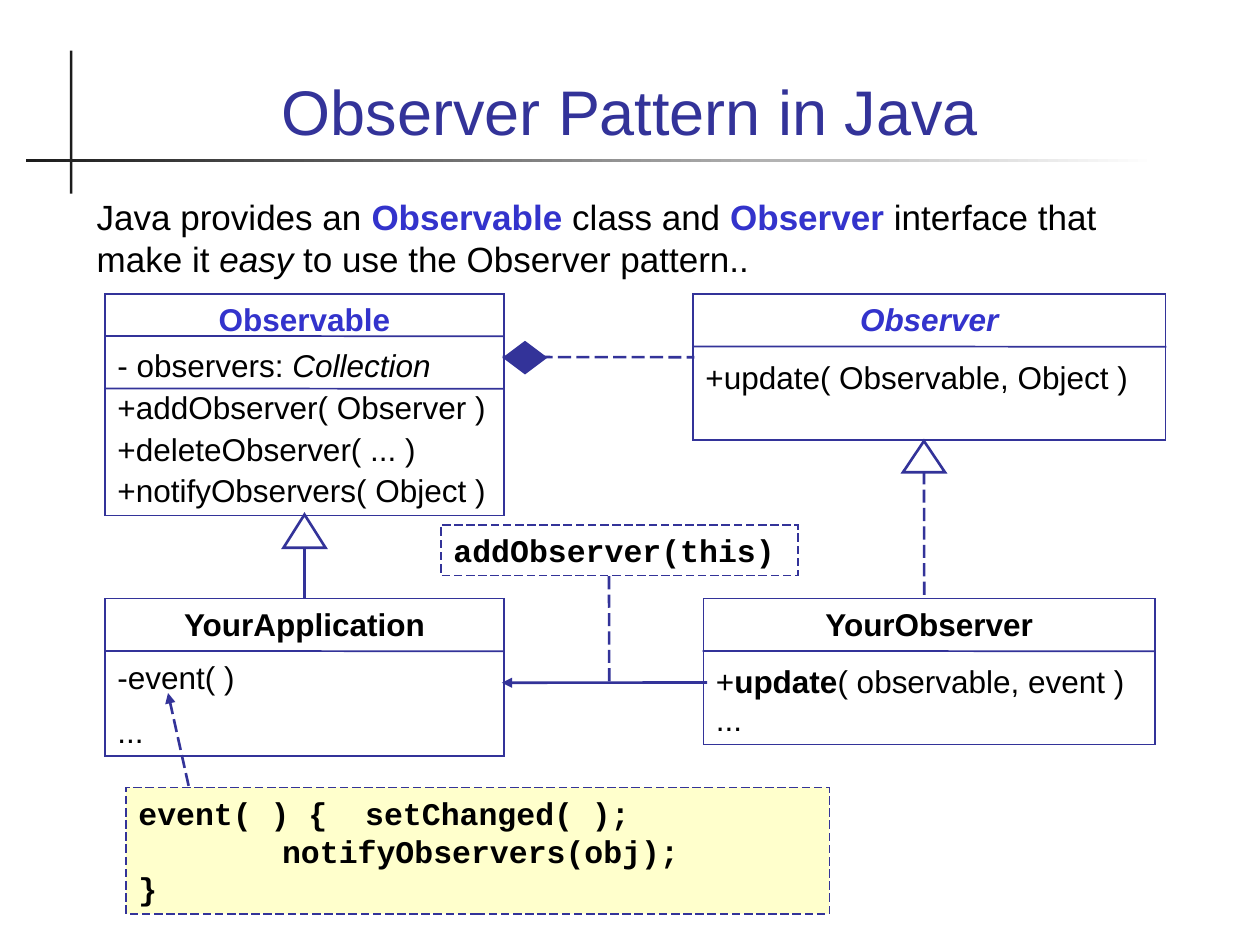
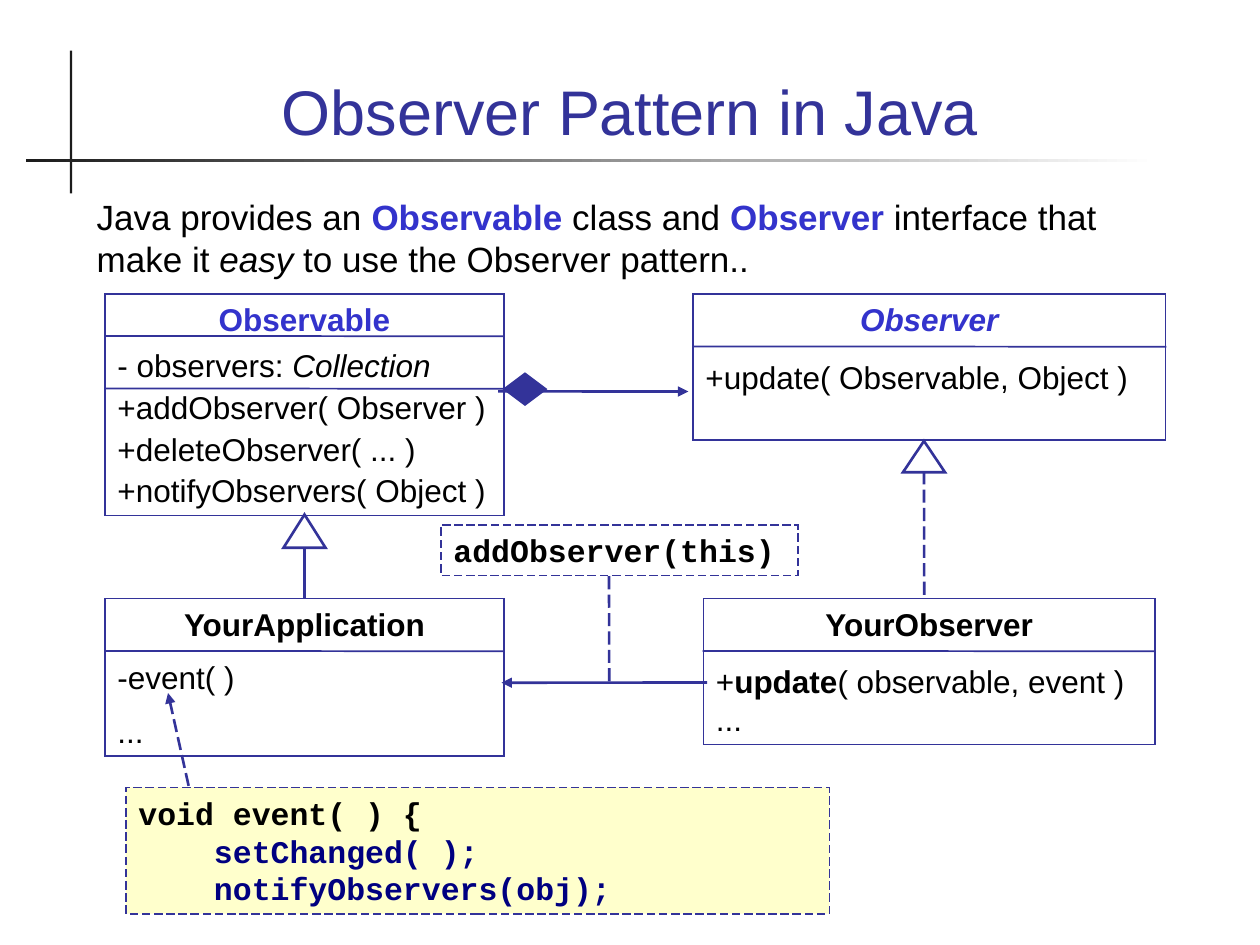
Before and after one commit to skeoop/skeoop.github.io, a slide deck: slide 10 of patterns/Observer Pattern.ppt (slide 5 before the commit). Drawn at 1260x945 pixels with LibreOffice and Linux fonts; fonts in the diff are those of the drawing. Boxes give left, top, right and bottom in pixels: in the first picture for what was removed or moved away, otherwise in the second. Text is boxed around its words. In the diff, an @@ line names an element or a change of style, - is before the commit and + after.

```diff
--- a/patterns/Observer Pattern.ppt
+++ b/patterns/Observer Pattern.ppt
@@ diamond: place and size @@
-diamond at (504,341,546,373)
+diamond at (504,373,546,404)
@@ line moved from (504, 357) - (693, 358) to (499, 392) - (688, 392) @@
@@ line (499, 392) - (688, 392): line to arrow @@
@@ text in rectangle at (126,788,829,914): paragraph removed @@
-}
@@ text in rectangle at (138,802,422,870): text changed; text colour #000000 to #000080 @@
-event( ) { setChanged( );
+void event( ) {
+setChanged( );
@@ text in rectangle at (214,878,611,907): text colour #000000 to #000080 in "notifyObservers(obj);" @@
```
Also in this commit, not shown: 6 other slides changed, 6 slides added, 6 other files.
